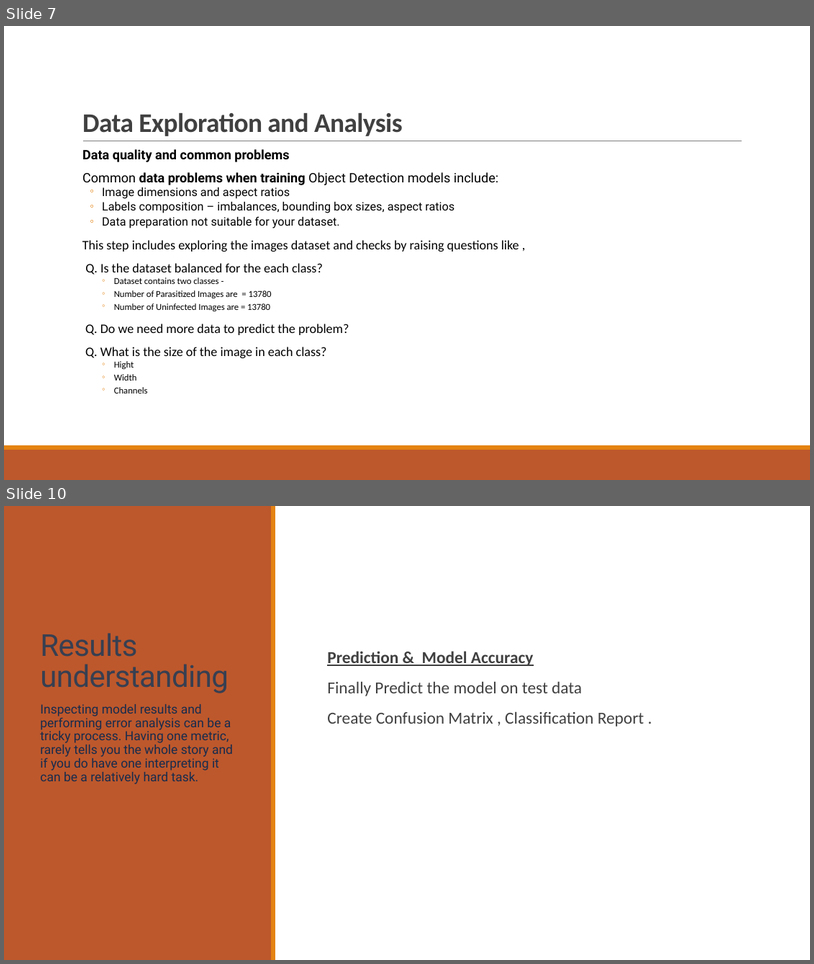
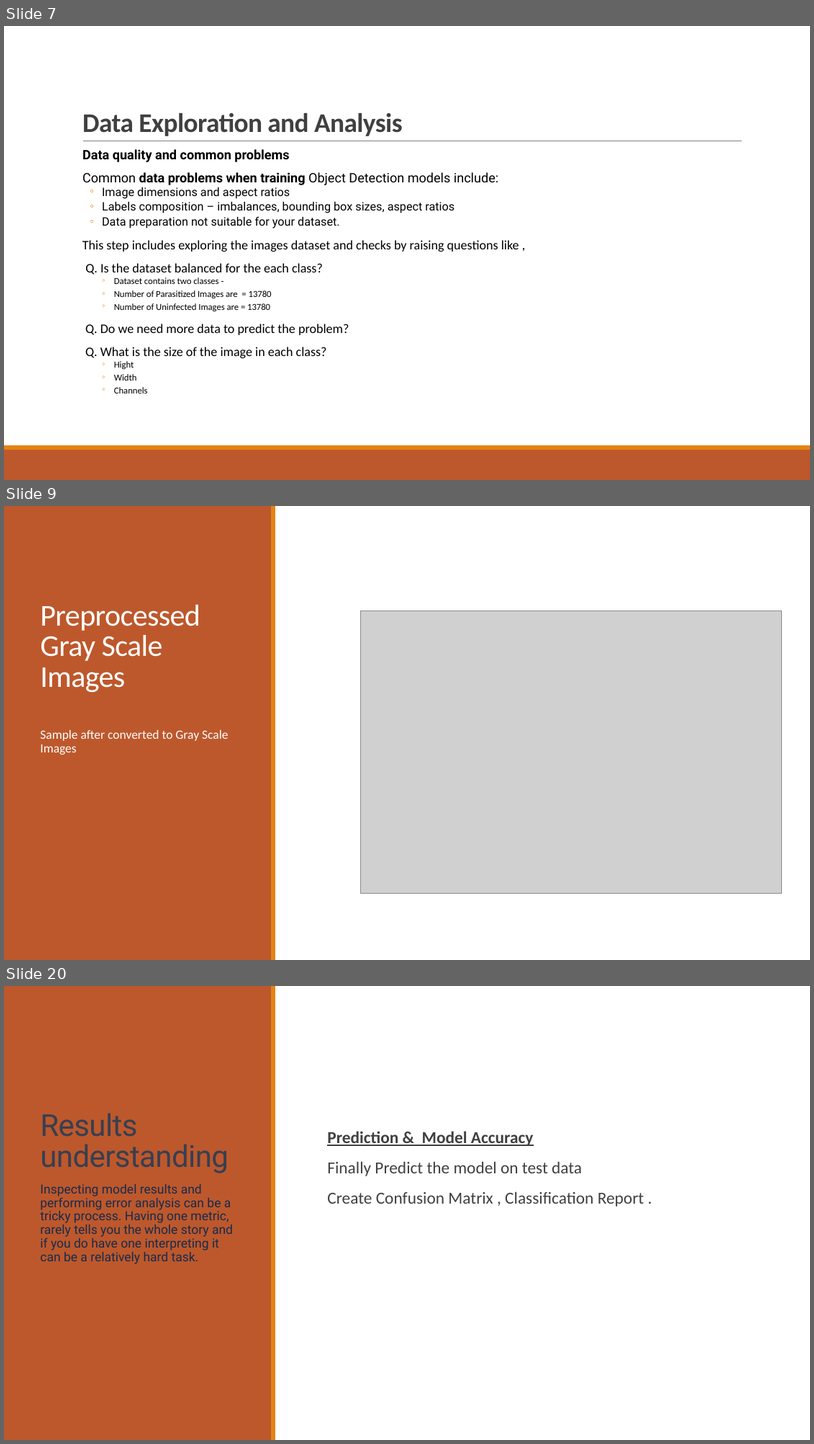
Before and after one commit to SANDIP79190219/Deep-Learning, a slide deck: Capstone Project 2.pptx. Shown one above the other, each under a label of ours: slides 7 and 10 before the commit, slides 7, 9 and 20 after it; the slides between them are not shown. The pictures are 814x964 and 814x1444 pixels, drawn with LibreOffice and Linux fonts; fonts in the diff are those of the drawing; grey boxes stand for pictures. Boxes give left, top, right and bottom in pixels: in the first picture for what was removed or moved away, otherwise in the second. Text is boxed around its words. In the diff, an @@ line names an element or a change of style, - is before the commit and + after.

```diff
--- a/Capstone Project 2.pptx
+++ b/Capstone Project 2.pptx
@@ slide 9 added at bbox=[4, 506, 810, 960], background #FFFFFF; not listed: 2 template elements that a slide beside it also shows @@
@@ title added at bbox=[40, 605, 201, 692], 36 pt, text #FFFFFF @@
+Preprocessed Gray Scale Images
@@ picture added at bbox=[361, 610, 782, 893] @@
@@ text added at bbox=[40, 730, 228, 754], 15 pt, text #FFFFFF @@
+Sample after converted to Gray Scale Images
@@ what was slide 10 is now slide 20 @@
```
Also in this commit, not shown: 2 slides changed, 9 other slides added, 4 other files.
